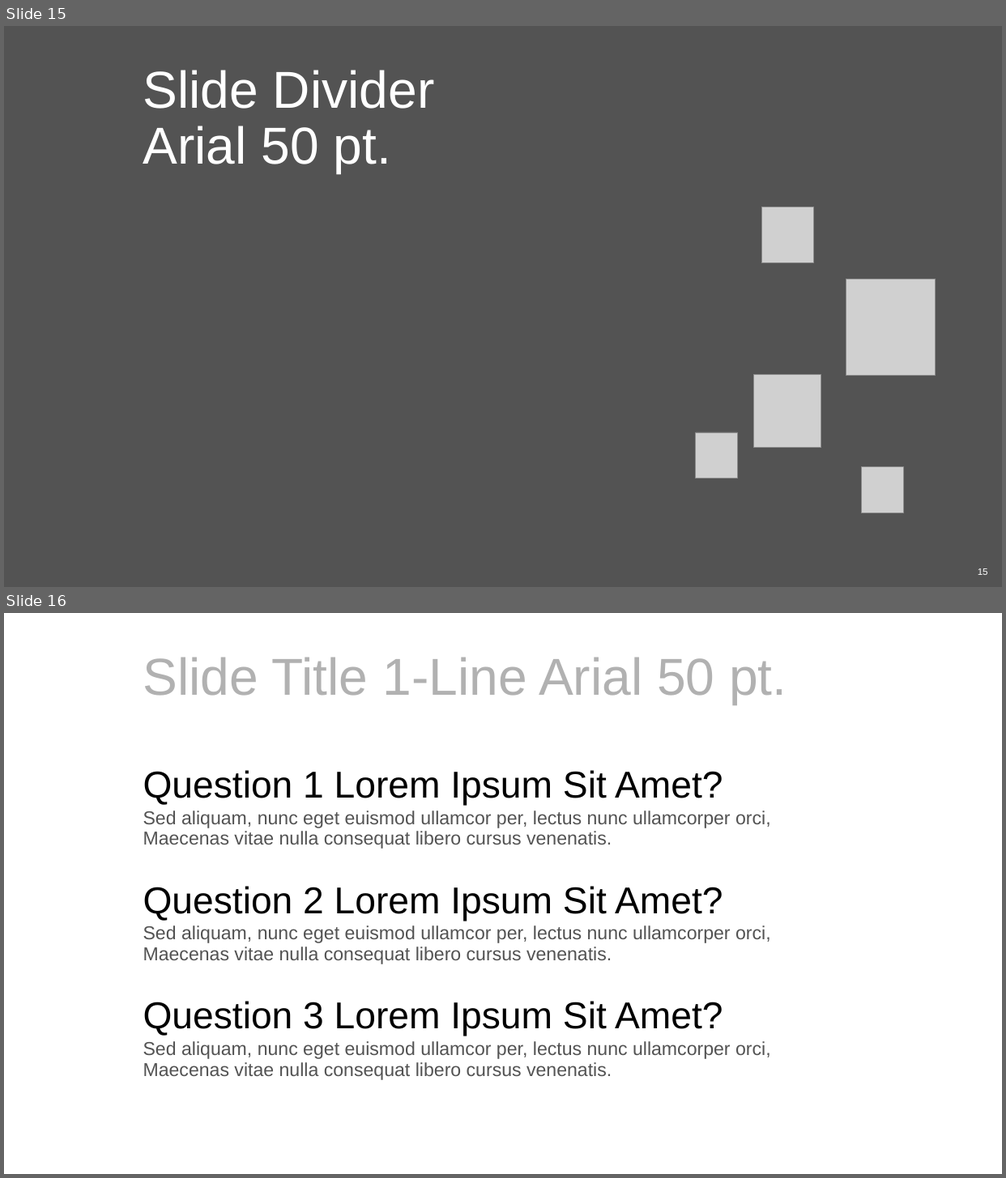
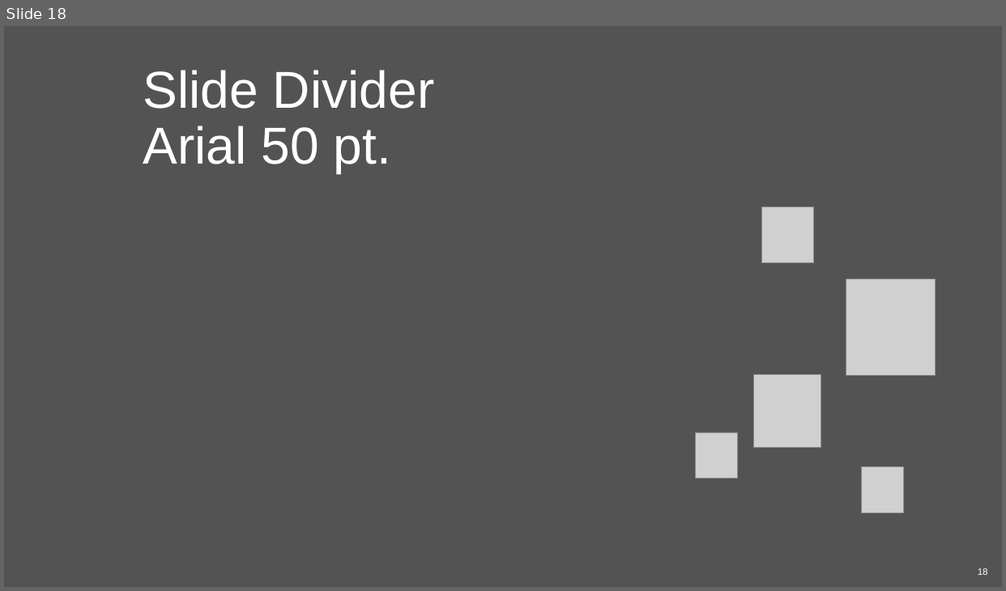
Before and after one commit to infusion-wro/infusion.js, a slide deck: #1 JS Intro/GroupIntro - ES2015.pptx. Shown one above the other, each under a label of ours: slides 15 and 16 before the commit, slide 18 after it. The pictures are 1006x1178 and 1006x591 pixels, drawn with LibreOffice and Linux fonts; fonts in the diff are those of the drawing; grey boxes stand for pictures; background and template pictures are left out. Boxes give left, top, right and bottom in pixels: in the first picture for what was removed or moved away, otherwise in the second. Text is boxed around its words. In the diff, an @@ line names an element or a change of style, - is before the commit and + after.

```diff
--- a/#1 JS Intro/GroupIntro - ES2015.pptx
+++ b/#1 JS Intro/GroupIntro - ES2015.pptx
@@ slide 16 removed at (4, 613, 1002, 1174), background #FFFFFF @@
@@ title removed at (143, 658, 786, 705) @@
-Slide Title 1-Line Arial 50 pt.
@@ table removed at (143, 764, 840, 854), 2 rows, 1 columns @@
-Question 1 Lorem Ipsum Sit Amet?
-Sed aliquam, nunc eget euismod ullamcor per, lectus nunc ullamcorper orci, Maecenas vitae nulla consequat libero cursus venenatis.
@@ table removed at (143, 879, 840, 969), 2 rows, 1 columns @@
-Question 2 Lorem Ipsum Sit Amet?
-Sed aliquam, nunc eget euismod ullamcor per, lectus nunc ullamcorper orci, Maecenas vitae nulla consequat libero cursus venenatis.
@@ table removed at (143, 995, 840, 1085), 2 rows, 1 columns @@
-Question 3 Lorem Ipsum Sit Amet?
-Sed aliquam, nunc eget euismod ullamcor per, lectus nunc ullamcorper orci, Maecenas vitae nulla consequat libero cursus venenatis.
@@ page number removed at (936, 1150, 988, 1165) @@
-16
@@ what was slide 15 is now slide 18 @@
```
Also in this commit, not shown: 5 slides added, 7 other slides removed, 4 other files.
